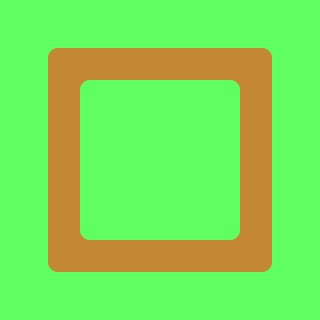
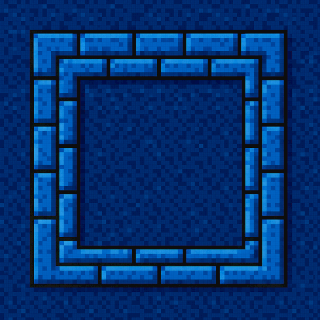
Comparing the layer stacks of the two 320×320 images. Changes:
added group "Layer Group #4" with 1 layers above "Layer Group #3" over [0, 0, 320, 320]
added layer "Pasted Layer #3" in group "Layer Group #4" over [0, 0, 320, 320]
hid "Image wall", moved it into group "Layer Group #2" over [48, 48, 272, 272]
hid "Image path", moved it into group "Layer Group #2" over [0, 0, 320, 320]
